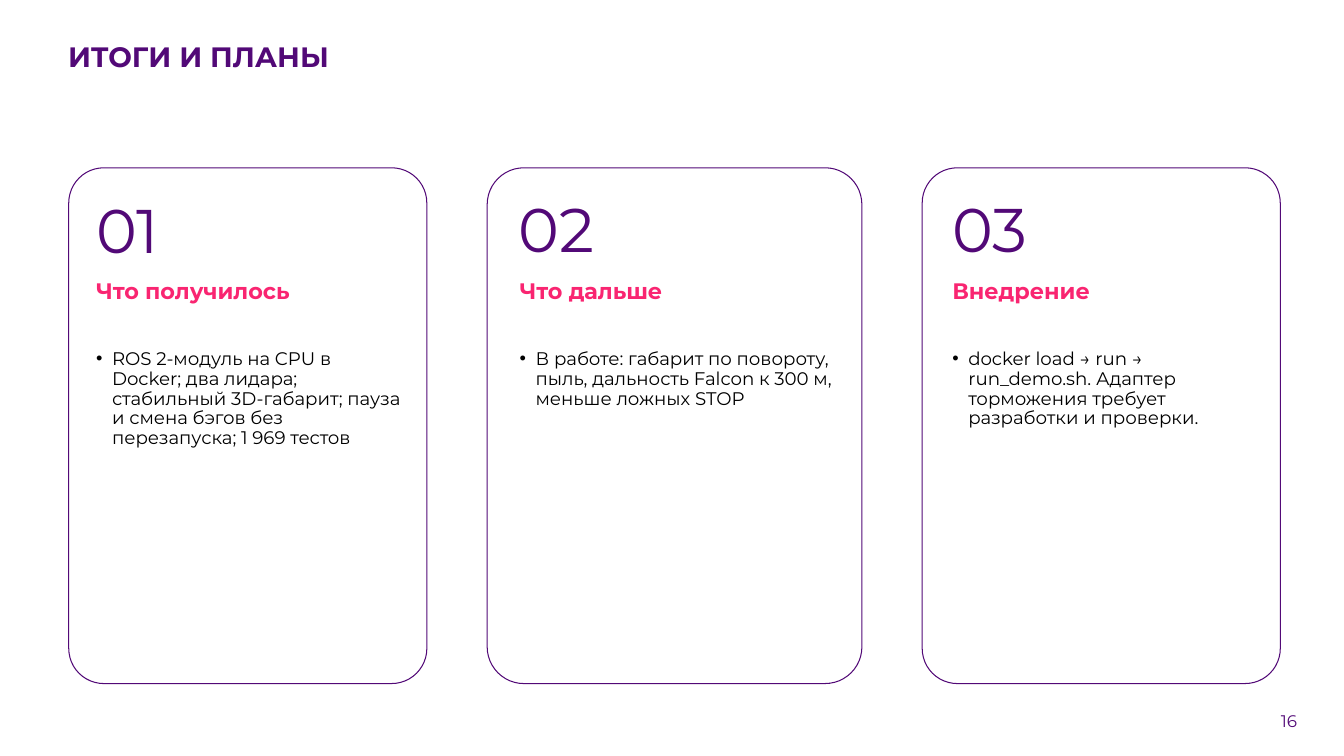
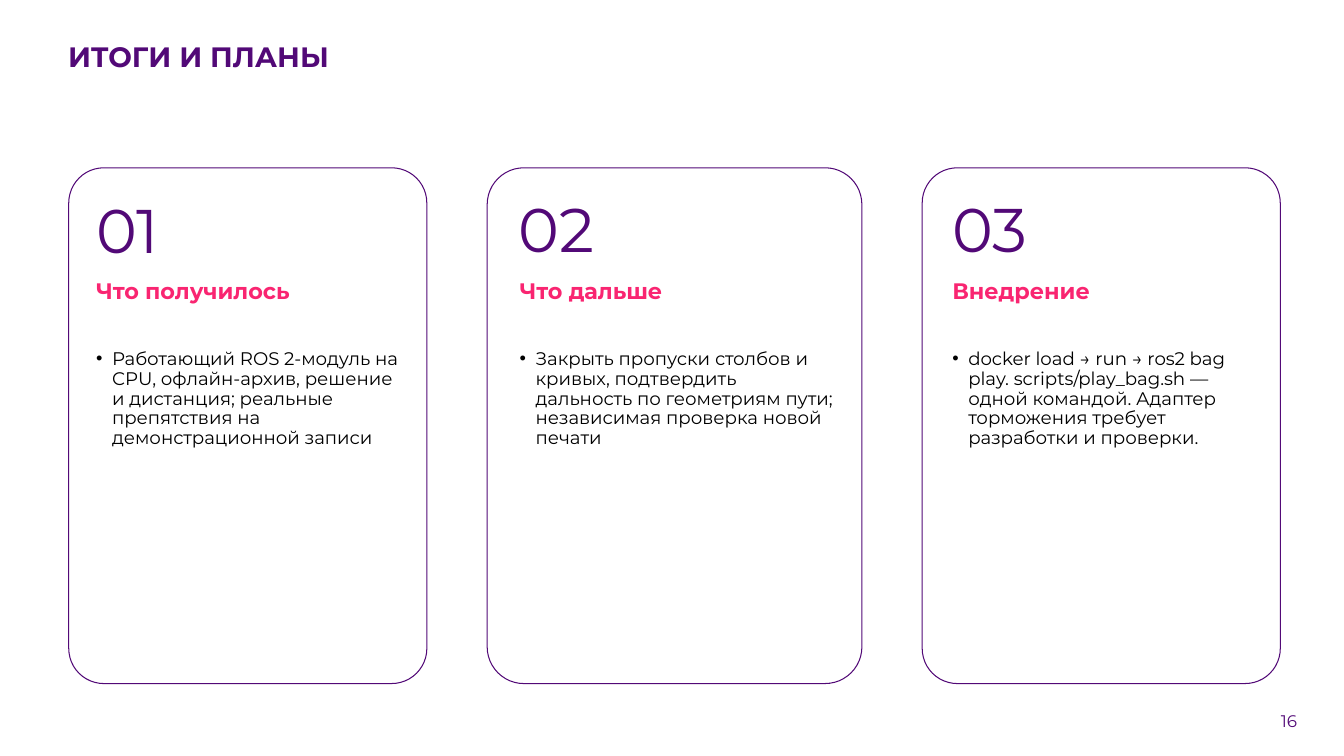
Before and after one commit to pmixay/ReSense, a slide deck: slide 16 of docs/presentation/ReSense_LCT2026.pptx. Drawn at 1344x756 pixels with LibreOffice and Linux fonts; fonts in the diff are those of the drawing; background and template pictures are left out. Boxes give left, top, right and bottom in pixels: in the first picture for what was removed or moved away, otherwise in the second. Text is boxed around its words. In the diff, an @@ line names an element or a change of style, - is before the commit and + after.

```diff
--- a/docs/presentation/ReSense_LCT2026.pptx
+++ b/docs/presentation/ReSense_LCT2026.pptx
@@ text at (112, 351, 398, 448): text changed @@
-• ROS 2-модуль на CPU в Docker; два лидара; стабильный 3D-габарит; пауза и смена бэгов без перезапуска; 1 969 тестов
+• Работающий ROS 2-модуль на CPU, офлайн-архив, решение и дистанция; реальные препятствия на демонстрационной записи
@@ text at (536, 351, 833, 444): text changed @@
-• В работе: габарит по повороту, пыль, дальность Falcon к 300 м, меньше ложных STOP
+• Закрыть пропуски столбов и кривых, подтвердить дальность по геометриям пути; независимая проверка новой печати
@@ text at (968, 351, 1226, 448): text changed @@
-• docker load → run → run_demo.sh. Адаптер торможения требует разработки и проверки.
+• docker load → run → ros2 bag play. scripts/play_bag.sh — одной командой. Адаптер торможения требует разработки и проверки.
```
Also in this commit, not shown: 9 other slides changed, 31 other files.
